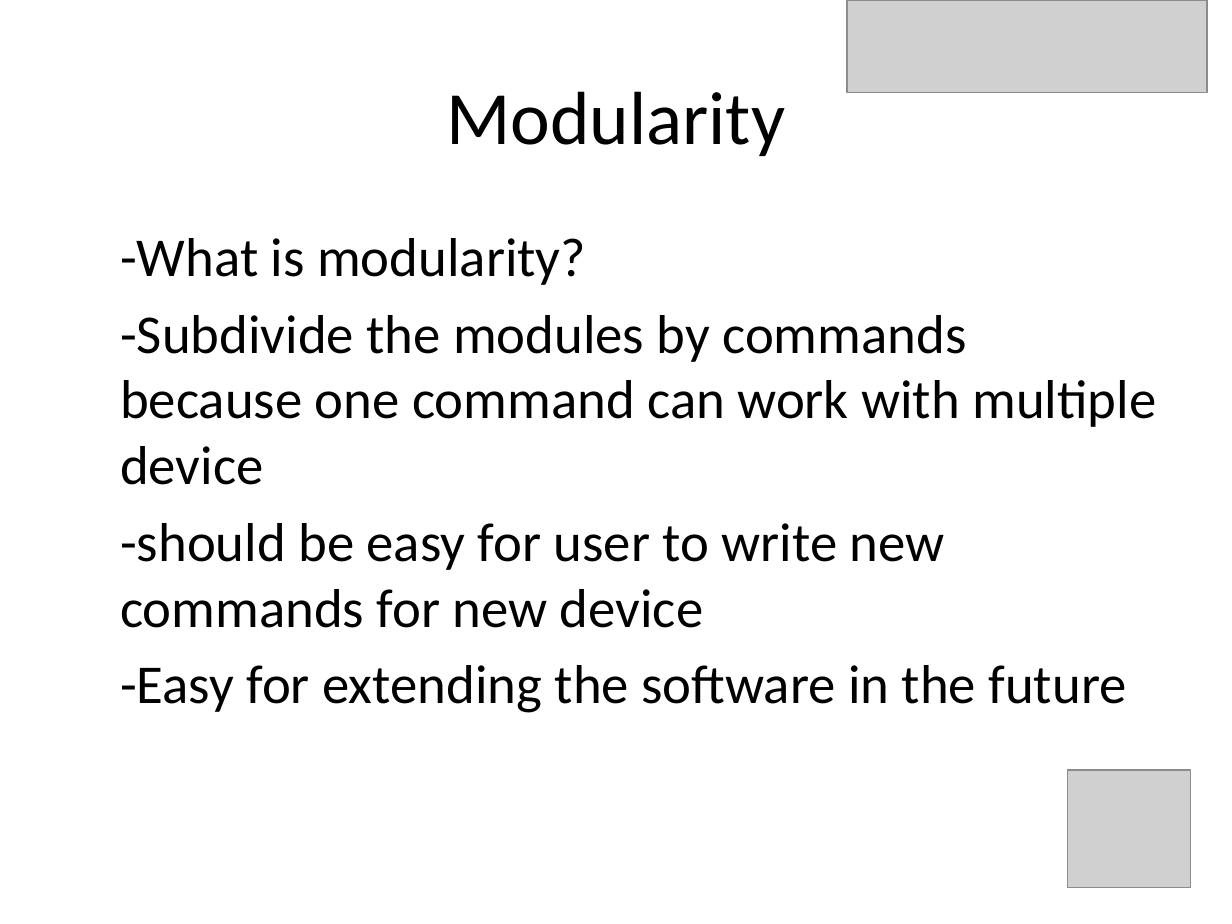
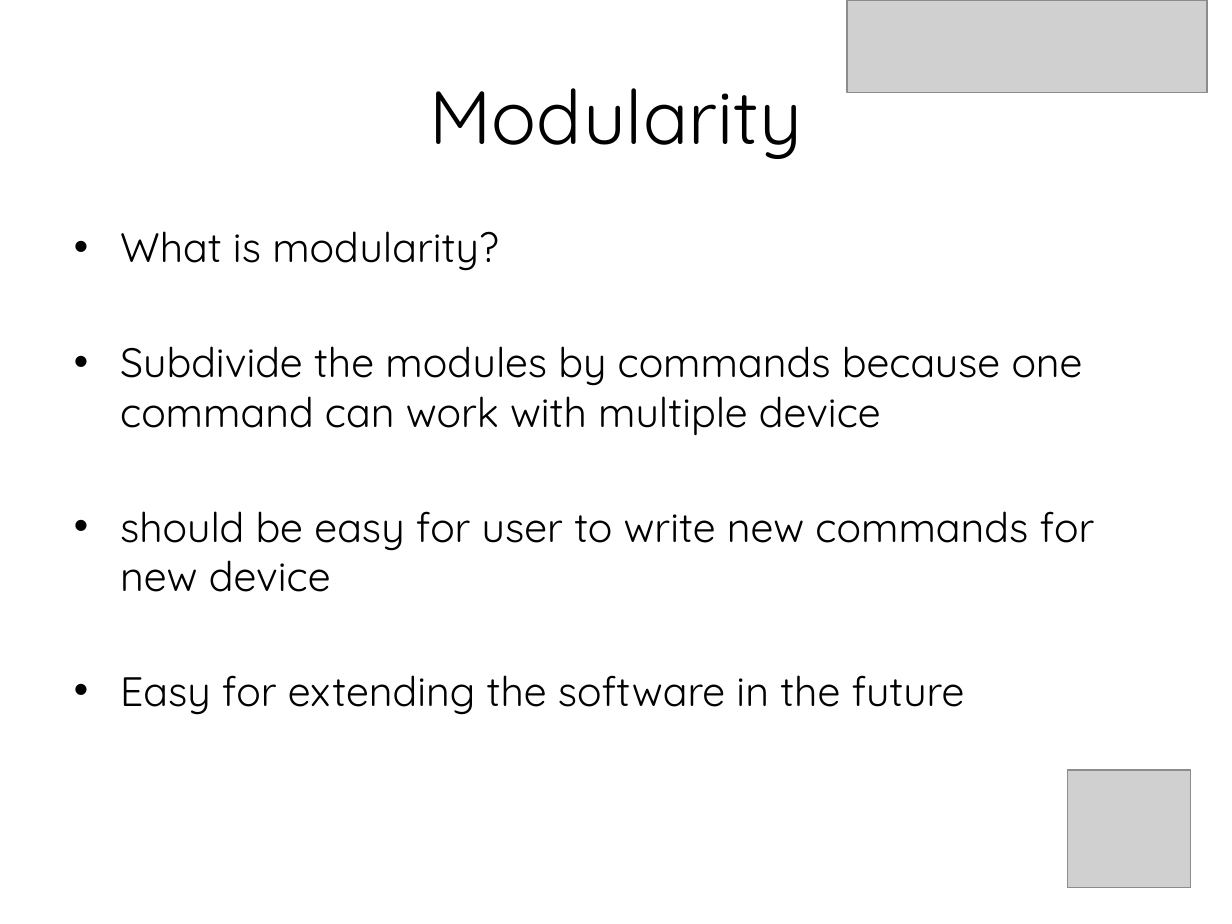
Before and after one commit to doctoboggan/DeathRay, a slide deck: slide 15 of manuals/desReview.pptx (slide 14 before the commit). Drawn at 1232x924 pixels with LibreOffice and Linux fonts; fonts in the diff are those of the drawing; grey boxes stand for pictures. Boxes give left, top, right and bottom in pixels: in the first picture for what was removed or moved away, otherwise in the second. Text is boxed around its words. In the diff, an @@ line names an element or a change of style, - is before the commit and + after.

```diff
--- a/manuals/desReview.pptx
+++ b/manuals/desReview.pptx
@@ title "Modularity" at <box>430,88,802,159</box>: font Calibri to Quicksand @@
@@ text at <box>120,231,1095,715</box>: text changed; size 32 to 24 pt; font Calibri to Quicksand @@
--What is modularity?
--Subdivide the modules by commands because one command can work with multiple device
--should be easy for user to write new commands for new device
--Easy for extending the software in the future
+• What is modularity?
+• Subdivide the modules by commands because one command can work with multiple device
+• should be easy for user to write new commands for new device
+• Easy for extending the software in the future
```
Also in this commit, not shown: 18 other slides changed, 1 slide added.
